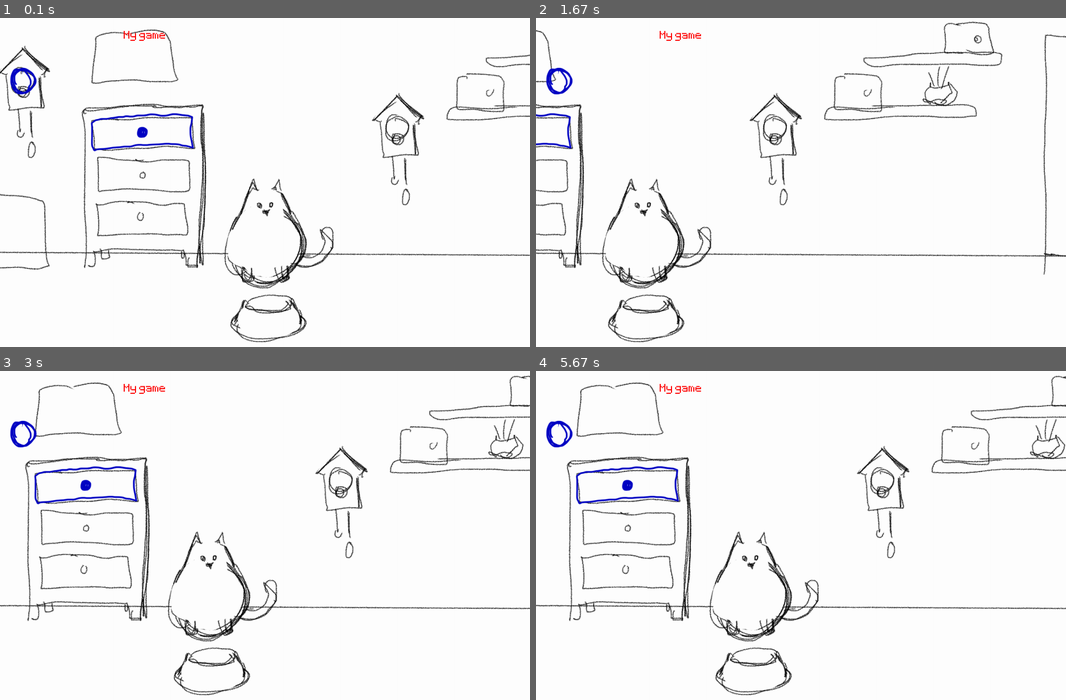
Above: before the commit, frames 1-4 (two rows, left to right).
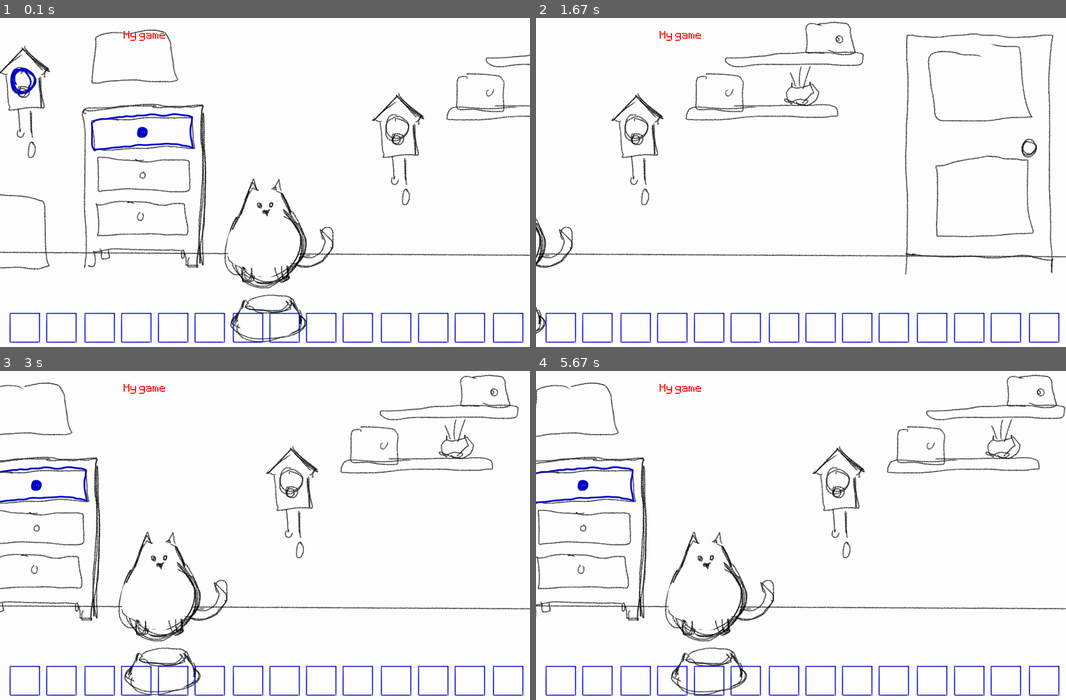
Above: after the commit, the same moments.

Repository: Bchan1999/Feed-The-Cat-PyGame
Game: pygame game, started from window.py
The game is run twice, just before and just after one commit, with the same random seed, the same clock (stepped at 60 frames per second) and the same inputs.
Inputs (mouse positions are in pixels of both pictures, inside the frame that each line leads up to):
- Up to frame 1 (0.1 s): no input
- Up to frame 2 (1.67 s): hold Right 0.33-0.8 s; move the mouse to (779, 205) at 0.37 s; press the mouse at (779, 93) at 0.87 s; move the mouse to (795, 192) at 0.97 s; release the mouse at (816, 294) at 1.1 s; hold Right 1.17-1.63 s
- Up to frame 3 (3 s): hold Left 1.67-2.2 s; hold Left 2.23-2.63 s; hold Right from 2.67 s (still down)
- Up to frame 4 (5.67 s): release Right at 3.3 s; hold Left 3.33-3.8 s; hold Right 3.83-4.3 s; hold Right 4.33-4.8 s; hold Left 4.83-5.37 s; hold Left from 5.4 s (still down)

The runs differ from the first frame. In frame 1, 1.6% of the frame differs, in the area x 1-99%, y 89-99%; in frame 2, 9.7%; in frame 3, 11%; in frame 4, 11%, in the area x 0-100%, y 1-99%.

Commit message:
User can open doors

Diff:
--- a/window.py
+++ b/window.py
@@ -6,13 +6,29 @@
 
 
 class Door:
-    def __init__(self, rectx, recty, img):
-        self.img = pygame.image.load(img).convert_alpha()
-        self.rect = self.img.get_rect(center=(rectx, recty))
-        self.mask = pygame.mask.from_surface(self.img)
+    def __init__(self, rectx, recty, closedImg, openImg):
+        self.closed = pygame.image.load(closedImg).convert_alpha()
+        self.open = pygame.image.load(openImg).convert_alpha()
+        self.rect = self.closed.get_rect(center=(rectx, recty))
+        self.mask = pygame.mask.from_surface(self.closed)
+        self.rectB = self.open.get_rect(center=(rectx, recty))
+        self.maskB = pygame.mask.from_surface(self.open)
+        self.flag = False
+
+    def draw(self):
+        if self.flag:
+            screen.blit(self.open, self.rect)
+        else:
+            screen.blit(self.closed, self.rect)
+
+    def setFlag(self, flag):
+        self.flag = flag
 
     def changeXandY(self, rectx):
-        self.rect = self.img.get_rect(center=(rectx, 500))
+        self.rect = self.closed.get_rect(center=(rectx, 500))
+
+    def changeXandYB(self, rectx):
+        self.rect = self.open.get_rect(center=(rectx, 500))
 
 
 pygame.init()
@@ -25,10 +41,7 @@
 cat_surface = pygame.image.load('graphics/cat.png').convert()
 # ground_surface = pygame.image.load('graphics/ground.png').convert()
 text_surface = test_font.render('My game', False, 'Red')
-
-# Place Doors
-#d1A = pygame.image.load('graphics/Door1A.png').convert_alpha()
-d1B = pygame.image.load('graphics/Door1B.png').convert()
+keyUI = pygame.image.load('graphics/UI.png').convert_alpha()
 
 
 # Variables
@@ -43,10 +56,32 @@
 rect_change = 0
 keyflag = False
 doorOpen = True
+doorlen = 2
+x = 1
+doorlist = []
+touching = False
+posClick = any
+
+rflag = False
+lflag = False
 
 
-door = Door(rectx, recty, 'graphics/Door1A.png')
-door2 = Door(rectx, recty, 'graphics/cuckooclock.png')
+while (x <= doorlen):
+    file = 'graphics/Door' + str(x) + 'A.png'
+    fileB = 'graphics/Door' + str(x) + 'B.png'
+    door = Door(rectx, recty, file, fileB)
+    doorlist.append(door)
+    x += x
+
+
+def addSpeed():
+    print('yes')
+    global screen_pos, rectx
+    screen_pos += screen_change
+    rectx += rect_change
+    for i in doorlist:
+        i.changeXandY(rectx)
+
 
 # will never be false and must be broken from the inside
 while True:
@@ -60,47 +95,53 @@
         if event.type == pygame.KEYDOWN:
             if event.key == pygame.K_RIGHT:
                 keyflag = True
-                screen_change = -8
-                rect_change = -8
+                rflag = True
+                lflag = False
+                screen_change = -15
+                rect_change = -15
             elif event.key == pygame.K_LEFT:
                 keyflag = True
-                screen_change = 8
-                rect_change = 8
+                rflag = False
+                lflag = True
+                screen_change = 15
+                rect_change = 15
         if event.type == pygame.KEYUP:
             if event.key == pygame.K_RIGHT:
                 screen_change = 0
                 rect_change = 0
                 keyflag = False
+                rflag = False
+                lflag = False
             elif event.key == pygame.K_LEFT:
                 screen_change = 0
                 rect_change = 0
                 keyflag = False
+                rflag = False
+                lflag = False
+
+        if event.type == pygame.MOUSEBUTTONUP:
+            posClick = pygame.mouse.get_pos()
 
     if keyflag == True:
-        screen_pos += screen_change
-        rectx += rect_change
-        door.changeXandY(rectx)
-
-    if screen_pos >= screenLeftMax:
-        screen_pos = screenLeftMax
-    if screen_pos <= screenRightMax:
-        screen_pos = screenRightMax
-
-    #screen.blit(d1A, (screen_pos, 0))
-    # screen.blit(ground_surface, (0, 300))
+        if (screen_pos <= screenLeftMax and screen_pos >= screenRightMax):
+            addSpeed()
+        elif (screen_pos >= screenLeftMax and rflag == True):
+            addSpeed()
+        elif (screen_pos <= screenRightMax and lflag == True):
+            addSpeed()
 
     pos = pygame.mouse.get_pos()
-    pos_in_mask = pos[0] - door.rect.x, pos[1] - door.rect.y
-    touching = door.rect.collidepoint(*pos) and door.mask.get_at(pos_in_mask)
-    if touching:
-        print('touch')
 
-    screen.fill(pygame.Color('red') if touching else pygame.Color('green'))
     screen.blit(cat_surface, (screen_pos, 0))  # block image transfer
-    screen.blit(door.img, door.rect)
-    screen.blit(door2.img, door2.rect)
+
+    for i in doorlist:
+        pos_in_mask = pos[0] - i.rect.x, pos[1] - i.rect.y
+        touching = i.rect.collidepoint(*pos) and i.mask.get_at(pos_in_mask)
+        if touching and pos == posClick:
+            i.setFlag(True)
+        i.draw()
 
     screen.blit(text_surface, (350, 50))
-
+    screen.blit(keyUI, (0, 0))
     pygame.display.update()
     clock.tick(60)  # constant frame rate
Renamed: graphics/cuckooclock.png -> graphics/Door2A.png
Binary file added: graphics/Door2B.png
Binary file added: graphics/UI.png
